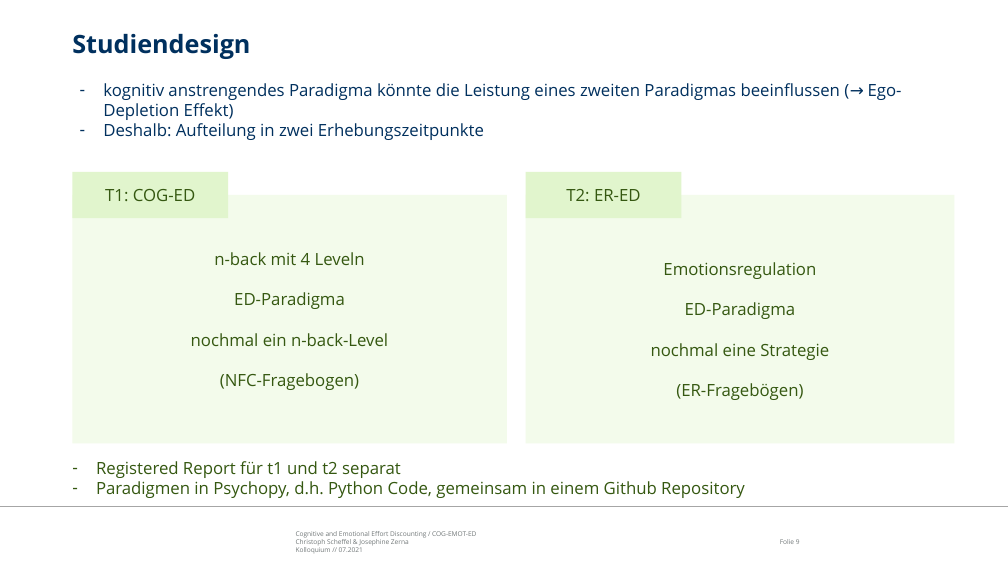
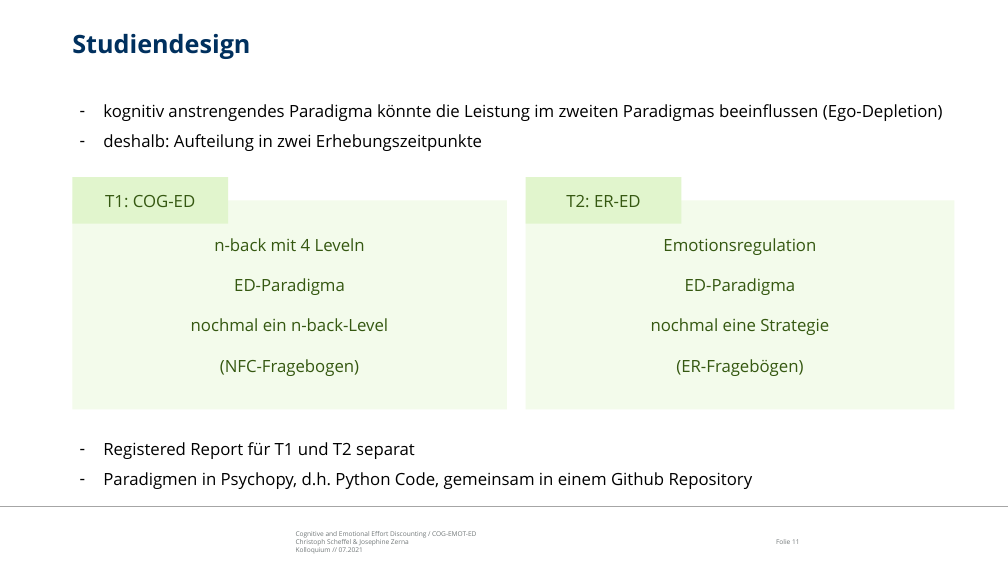
Before and after one commit to ChScheffel/CAD, a slide deck: slide 11 of 99_Thinktank/Talks/21-07-06_Kolloquium/Kolloquium_COG-ER-ED.pptx (slide 9 before the commit). Drawn at 1008x567 pixels with LibreOffice and Linux fonts; fonts in the diff are those of the drawing; background and template pictures are left out. Boxes give left, top, right and bottom in pixels: in the first picture for what was removed or moved away, otherwise in the second. Text is boxed around its words. In the diff, an @@ line names an element or a change of style, - is before the commit and + after.

Commit message:
Updated COG-ED part and fixed some typos

```diff
--- a/99_Thinktank/Talks/21-07-06_Kolloquium/Kolloquium_COG-ER-ED.pptx
+++ b/99_Thinktank/Talks/21-07-06_Kolloquium/Kolloquium_COG-ER-ED.pptx
@@ text at (x1=103, y1=104, x2=943, y2=151): text changed; text colour #00305E to #000000 @@
-– kognitiv anstrengendes Paradigma könnte die Leistung eines zweiten Paradigmas beeinflussen (→ Ego-Depletion Effekt)
-– Deshalb: Aufteilung in zwei Erhebungszeitpunkte
+– kognitiv anstrengendes Paradigma könnte die Leistung im zweiten Paradigmas beeinflussen (Ego-Depletion)
+– deshalb: Aufteilung in zwei Erhebungszeitpunkte
@@ rectangle "T1: COG-ED" moved from (x1=73, y1=172, x2=228, y2=218) to (x1=73, y1=177, x2=228, y2=223) @@
@@ rectangle "T2: ER-ED" moved from (x1=526, y1=172, x2=681, y2=218) to (x1=526, y1=177, x2=681, y2=223) @@
@@ rectangle "n-back mit 4 Leveln" resized from (x1=73, y1=195, x2=507, y2=443) to (x1=73, y1=200, x2=507, y2=410) @@
@@ rectangle "Emotionsregulation" resized from (x1=526, y1=195, x2=954, y2=443) to (x1=526, y1=200, x2=954, y2=410) @@
@@ text "Registered Report für T1 und ..." moved from (x1=96, y1=461, x2=745, y2=498) to (x1=103, y1=442, x2=753, y2=489) @@
@@ text at (x1=103, y1=442, x2=415, y2=459): text changed; text colour #355811 to #000000 @@
-– Registered Report für t1 und t2 separat
+– Registered Report für T1 und T2 separat
@@ text at (x1=103, y1=472, x2=753, y2=489): text colour #355811 to #000000 in "Paradigmen in Psychopy, d.h. Python Code, gemeinsam ..."; line spacing 1 to 1.5 @@
@@ page number at (x1=776, y1=539, x2=800, y2=544): text changed @@
-Folie 9
+Folie 11
```
Also in this commit, not shown: 6 other slides changed, 4 slides added, 1 slide removed.
